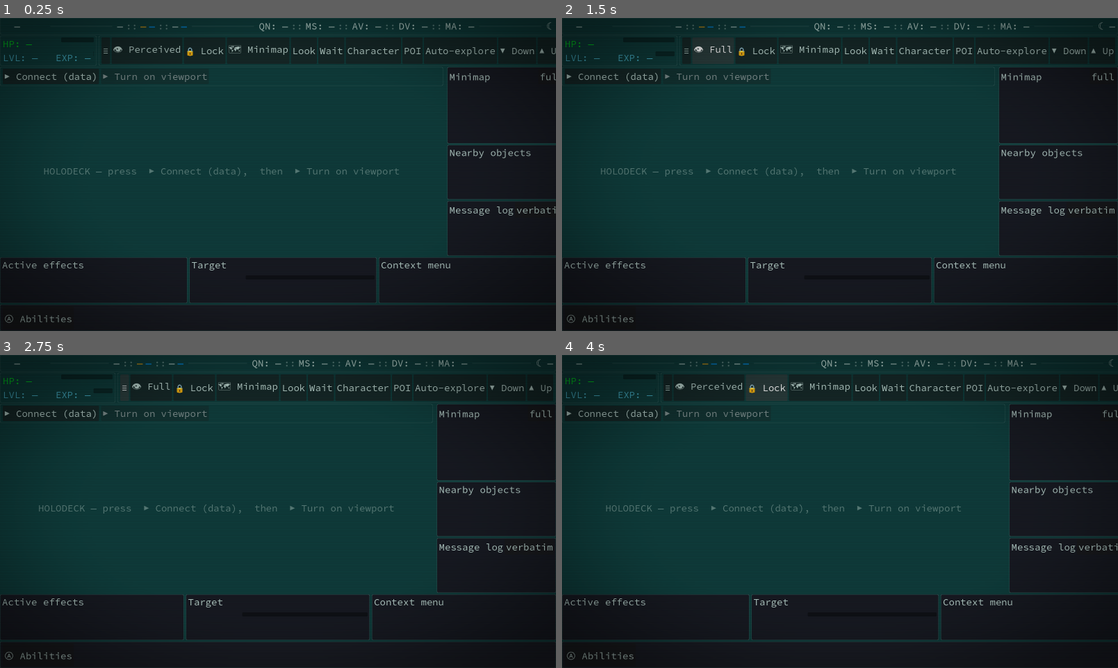
Above: before the commit, frames 1-4 (two rows, left to right).
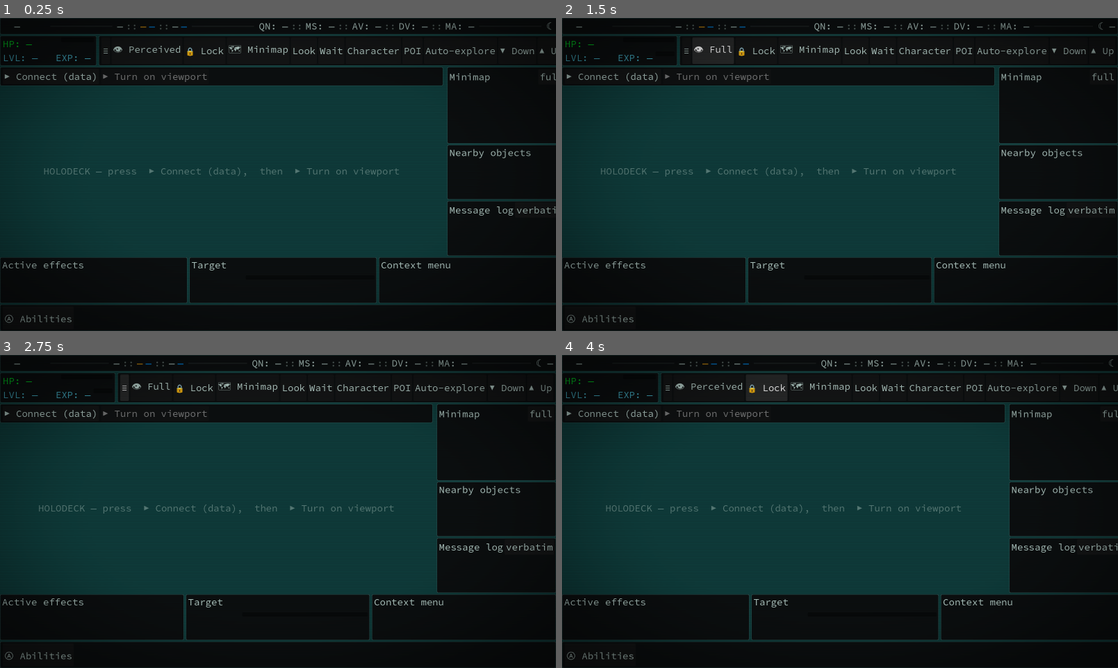
Above: after the commit, the same moments.

Repository: DazzlingDukeOfLazers/raves-of-qud
Game: Godot game, scene res://MainFrame.tscn
Same seed, same stepped clock (60 frames per second), same inputs: the game is played once before the commit and once after it. This scene is started directly instead of the project's main scene.
Inputs:
- Up to frame 1 (0.25 s): no input
- Up to frame 2 (1.5 s): click "≡" at 0.5 s; click "👁 Perceived" at 1.25 s
- Up to frame 3 (2.75 s): click "≡" at 2 s
- Up to frame 4 (4 s): click "👁 Full" at 2.75 s; click "🔒 Lock" at 3.5 s

The runs differ from the first frame. In frame 1, 10% of the frame differs, in the area x 0-100%, y 0-22%; in frame 2, 10%; in frame 3, 10%; in frame 4, 10%.

Commit message:
theme: chrome background to Qud's true near-black (measured, not palette k)
"Qud is so much blacker" — correct. Measuring the top-bar modal background
over a wide area: Qud = (11,14,15), a near-black NEUTRAL; Raves (on palette k)
= (14,39,38), still clearly green. Qud's UI chrome is darker and greyer than
ANY tile-palette colour — the 18-colour palette is for the game WORLD, not the
panels. (The world/clear stays k: the play area samples to k.)

- QudPalette.CHROME = #0c0f10 (UI near-black), documented as off-palette.
- All panels/bars route their fill through QudPalette.CHROME: MainFrame strips
  + cells, Minimap, Nearby, MessageLog, ActiveEffects, TargetView, ContextMenu,
  CommandBar (were a mix of near-black-blue and the too-green k).

Re-measured after: Raves top-bar bg (12,15,15) vs Qud (11,14,15) — a match.

Co-Authored-By: Claude Opus 4.8 <noreply@anthropic.com>

Diff:
--- a/godot/ActiveEffects.gd
+++ b/godot/ActiveEffects.gd
@@ -13,7 +13,7 @@
 
 func _ready() -> void:
 	var sb := StyleBoxFlat.new()
-	sb.bg_color = Color(0.09, 0.10, 0.13)
+	sb.bg_color = QudPalette.CHROME
 	sb.set_border_width_all(1)
 	sb.border_color = Color(1, 1, 1, 0.12)
 	sb.set_corner_radius_all(3)
--- a/godot/CommandBar.gd
+++ b/godot/CommandBar.gd
@@ -30,7 +30,7 @@
 func _ready() -> void:
 	_tiles = load("res://QudTiles.gd").new()
 	var sb := StyleBoxFlat.new()
-	sb.bg_color = Color(0.10, 0.11, 0.14)
+	sb.bg_color = QudPalette.CHROME
 	sb.set_border_width_all(1)
 	sb.border_color = Color(1, 1, 1, 0.12)
 	sb.set_corner_radius_all(3)
--- a/godot/ContextMenu.gd
+++ b/godot/ContextMenu.gd
@@ -24,7 +24,7 @@
 func _ready() -> void:
 	_tiles = load("res://QudTiles.gd").new()
 	var sb := StyleBoxFlat.new()
-	sb.bg_color = Color(0.09, 0.10, 0.13)
+	sb.bg_color = QudPalette.CHROME
 	sb.set_border_width_all(1)
 	sb.border_color = Color(1, 1, 1, 0.12)
 	sb.set_corner_radius_all(3)
--- a/godot/MainFrame.gd
+++ b/godot/MainFrame.gd
@@ -23,11 +23,11 @@
 const COL_EXP := Color("40a4b9")              # c — LVL/EXP bar (dark cyan)
 const COL_DIM := Color(0.69, 0.79, 0.76, 0.45)   # y (grey), dimmed — hints/captions
 const COL_BORDER := Color(0.69, 0.79, 0.76, 0.16) # y (grey), faint — panel edges
-# Both the panels and the world use palette k — Qud's "usually-black" background (#0f3b3a). Sampling
-# Qud confirms it: the play area is k (dist 11), and the chrome bars are the same k dimmed by the
-# vignette toward the edges. (The old panel colour was K #155352 — the LIGHTER "dark grey" — which read
-# as a bright teal box; k is the correct black.)
-const COL_PANEL := Color("0f3b3a")            # k — chrome fill = the background (borders separate panels)
+# Qud draws its UI CHROME on a near-black neutral (measured: top-bar modal bg (11,14,15)), which is
+# darker and greyer than ANY tile-palette colour — the 18-colour palette is for the game WORLD, not the
+# chrome. So the world/clear stays palette k (the play area samples to k), but the panels use that
+# near-black. (Earlier k-for-panels read too green; K #155352 read as a bright teal box.)
+const COL_PANEL := Color("0c0f10")            # UI near-black chrome fill (Qud's bars ≈ 11,14,15)
 const COL_BG := Color("0f3b3a")               # k — world/clear background ("Qud viridian")
 
 var _holo: Node             # the Main.tscn instance rendering full-window into the ROOT viewport (null until Connect)
@@ -172,7 +172,7 @@
 ## A labelled placeholder for a sub-view that gets its own Godot scene later.
 func _cell(title: String, min_size := Vector2.ZERO) -> PanelContainer:
 	var p := PanelContainer.new()
-	p.add_theme_stylebox_override("panel", _panel_style(Color(0.09, 0.10, 0.13)))
+	p.add_theme_stylebox_override("panel", _panel_style(QudPalette.CHROME))
 	if min_size != Vector2.ZERO:
 		p.custom_minimum_size = min_size
 	var v := VBoxContainer.new()
--- a/godot/MessageLog.gd
+++ b/godot/MessageLog.gd
@@ -31,7 +31,7 @@
 func _ready() -> void:
 	_tiles = load("res://QudTiles.gd").new()
 	var sb := StyleBoxFlat.new()
-	sb.bg_color = Color(0.09, 0.10, 0.13)
+	sb.bg_color = QudPalette.CHROME
 	sb.set_border_width_all(1)
 	sb.border_color = Color(1, 1, 1, 0.12)
 	sb.set_corner_radius_all(3)
--- a/godot/MinimapView.gd
+++ b/godot/MinimapView.gd
@@ -31,7 +31,7 @@
 func _ready() -> void:
 	_tiles = load("res://QudTiles.gd").new()
 	var sb := StyleBoxFlat.new()
-	sb.bg_color = Color(0.09, 0.10, 0.13)
+	sb.bg_color = QudPalette.CHROME
 	sb.set_border_width_all(1)
 	sb.border_color = Color(1, 1, 1, 0.12)
 	sb.set_corner_radius_all(3)
--- a/godot/NearbyObjects.gd
+++ b/godot/NearbyObjects.gd
@@ -18,7 +18,7 @@
 func _ready() -> void:
 	_tiles = load("res://QudTiles.gd").new()
 	var sb := StyleBoxFlat.new()
-	sb.bg_color = Color(0.09, 0.10, 0.13)
+	sb.bg_color = QudPalette.CHROME
 	sb.set_border_width_all(1)
 	sb.border_color = Color(1, 1, 1, 0.12)
 	sb.set_corner_radius_all(3)
--- a/godot/QudPalette.gd
+++ b/godot/QudPalette.gd
@@ -21,7 +21,10 @@
 }
 
 # Named aliases for the common chrome roles (the code names in comments).
-const BG := Color("0f3b3a")           # k — the screen background ("Qud viridian")
+# NB: Qud's UI CHROME sits on a near-black neutral that's darker/greyer than any tile-palette colour
+# (measured from Qud's bars ≈ (11,14,15)); the palette is for the game WORLD, not the panels.
+const CHROME := Color("0c0f10")       # UI panel/bar fill — near-black (NOT a tile-palette colour)
+const BG := Color("0f3b3a")           # k — the WORLD/clear background ("Qud viridian")
 const PANEL := Color("155352")        # K — one step up, for panels / strips
 const TEXT := Color("b1c9c3")         # y — default UI text (grey)
 const TEXT_BRIGHT := Color("ffffff")  # Y — emphasis / headings
--- a/godot/TargetView.gd
+++ b/godot/TargetView.gd
@@ -29,7 +29,7 @@
 func _ready() -> void:
 	_tiles = load("res://QudTiles.gd").new()
 	var sb := StyleBoxFlat.new()
-	sb.bg_color = Color(0.09, 0.10, 0.13)
+	sb.bg_color = QudPalette.CHROME
 	sb.set_border_width_all(1)
 	sb.border_color = Color(1, 1, 1, 0.12)
 	sb.set_corner_radius_all(3)
